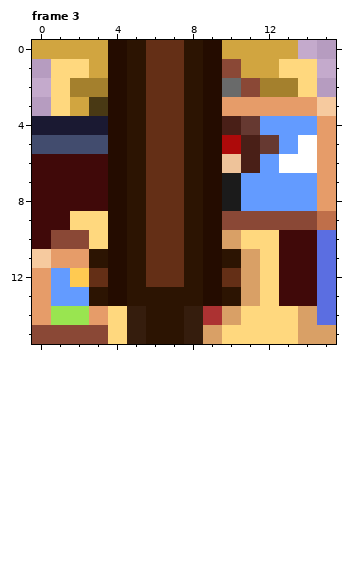
File history of a pixel-art file, src/game/assets/sprites/tilesets/original/house/house_furniture.aseprite. Above: the version before the commit.
16x16 pixels, 6 frames. Colours within 5 levels of each other are drawn and written as one. Shown: frame 3. The commit also changed other frames, which this record leaves out.
Now the later version:
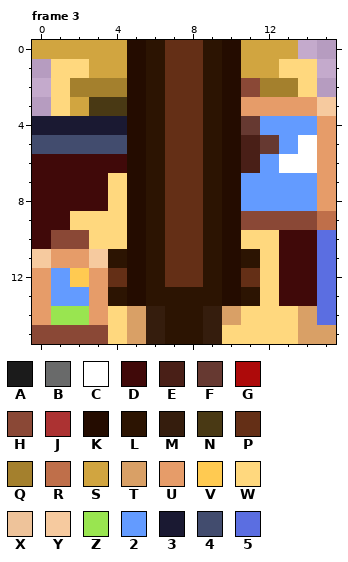
Palette (. is transparent): A #1b1b1b  B #696a6a  C #ffffff  D #400909  E #491f17  F #663931  G #ad0a0a  H #8a4836  J #ac3232  K #240c00  L #2c1402  M #351d0d  N #493914  P #642f16  Q #a4802d  R #bf6f4a  S #d1a540  T #d9a066  U #e69c69  V #ffca51  W #ffd87e  X #eec39a  Y #f6ca9f  Z #99e550  2 #639bff  3 #1a1932  4 #424c6e  5 #5b6ee1
Message: Fixed furniture tileset Added 1px of transparecy to the tileset.
Changes in this commit:
Frame 3, layer "Door":
y 0: x 4..6 KLP -> SKL; x 8..10 LKS -> PLK
y 1: x 4..6 KLP -> SKL; x 8..10 LKH -> PLK
y 2: x 4..6 KLP -> QKL; x 8..10 LKB -> PLK
y 3: x 4..6 KLP -> NKL; x 8..10 LKU -> PLK
y 4: x 4..6 KLP -> 3KL; x 8..10 LKE -> PLK
y 5: x 4..6 KLP -> 4KL; x 8..10 LKG -> PLK
y 6: x 4..6 KLP -> DKL; x 8..10 LKX -> PLK
y 7..8: x 4..6 KLP -> WKL; x 8..10 LKA -> PLK
y 9: x 4..6 KLP -> WKL; x 8..10 LKH -> PLK
y 10: x 4..6 KLP -> WKL; x 8..10 LKT -> PLK
y 11: x 3..6 LKLP -> YLKL; x 8..11 LKLT -> PLKL
y 12: x 3..6 PKLP -> UPKL; x 8..11 LKPT -> PLKP
y 13: x 3..5 LKL -> ULK; x 9..11 KLT -> LKL
y 14: x 5..6 ML -> TM; x 8..9 MJ -> LM
y 15: x 5..6 ML -> TM; x 8..9 MT -> LM
